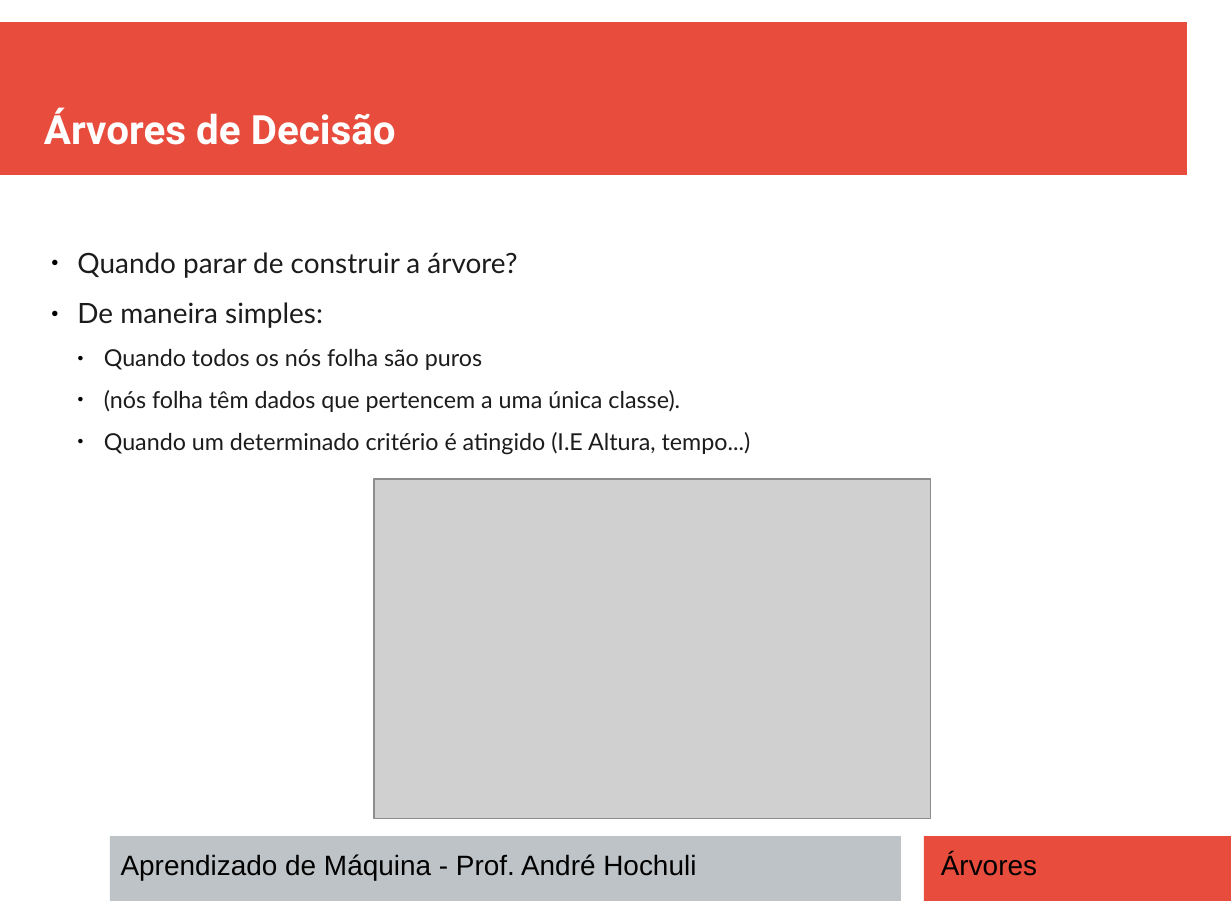
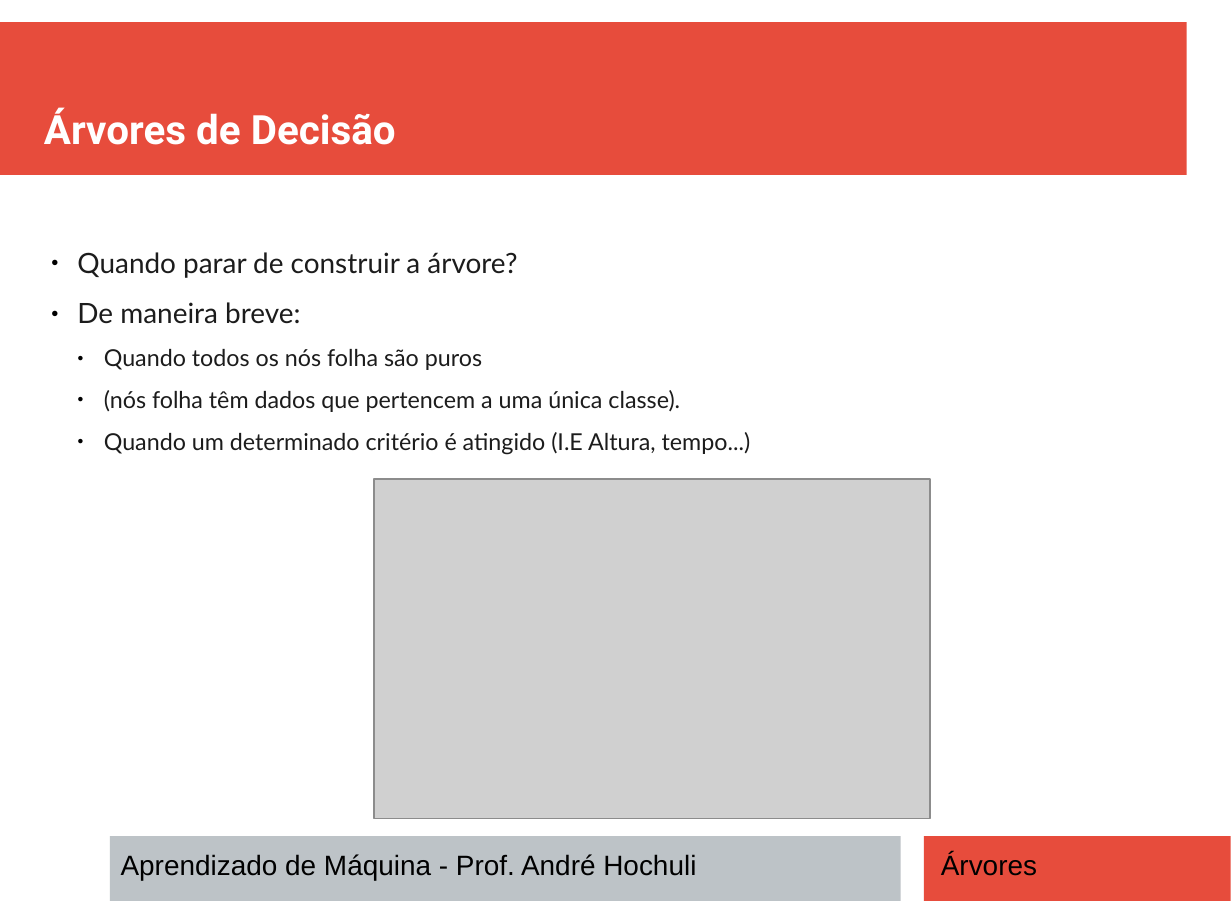
Before and after one commit to andrehochuli/teaching, a slide deck: slide 15 of AprendizadoMaquina/Tópico 02 - Aprendizado Supervisionado/03 - ARVORES DECISÃO/Tópico 02 - Aprendizado-Supervisionado - Arvores.pptx. Drawn at 1232x924 pixels with LibreOffice and Linux fonts; fonts in the diff are those of the drawing; grey boxes stand for pictures. Boxes give left, top, right and bottom in pixels: in the first picture for what was removed or moved away, otherwise in the second. Text is boxed around its words. In the diff, an @@ line names an element or a change of style, - is before the commit and + after.

```diff
--- a/AprendizadoMaquina/Tópico 02 - Aprendizado Supervisionado/03 - ARVORES DECISÃO/Tópico 02 - Aprendizado-Supervisionado - Arvores.pptx
+++ b/AprendizadoMaquina/Tópico 02 - Aprendizado Supervisionado/03 - ARVORES DECISÃO/Tópico 02 - Aprendizado-Supervisionado - Arvores.pptx
@@ text at (x1=77, y1=302, x2=300, y2=324): text changed @@
-● De maneira simples:
+● De maneira breve:
```
Also in this commit, not shown: 6 other slides changed, 10 other files.
